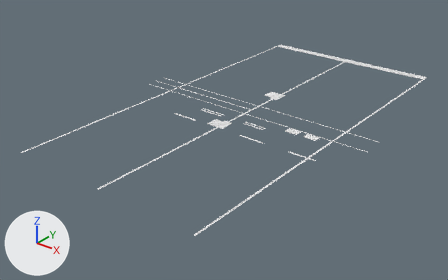
Before and after pictures for a commit that changed the glTF model game/Airside/Assets/Airside/Art/Models/Props/mdl_airfield_markings_kit_v01.gltf.
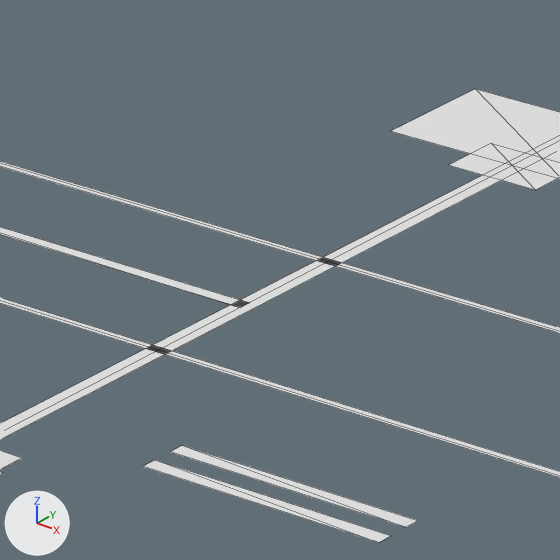
The first picture shows the older version from a camera (50 mm lens) standing at (50.3, -69.5, 36.5) and looking at (-2.0, -4.1, -4.0). The close-ups show the older and then the newer version on the part from 52% to 62% of the width and 30% to 47% of the height of that picture. Only the edits that show in the close-ups are written down. The lights are fixed; the arrows at lower left show +X, +Y and +Z. The close-ups show mesh edges as thin lines.

Objects in the first close-up: 'aiming_point_l', 'hold_short_c', 'hold_short_d', 'runway_centreline', 'taxi_centreline', 'taxi_edge_n', 'taxi_edge_s', 'tdz_mark_l' and 1 more.
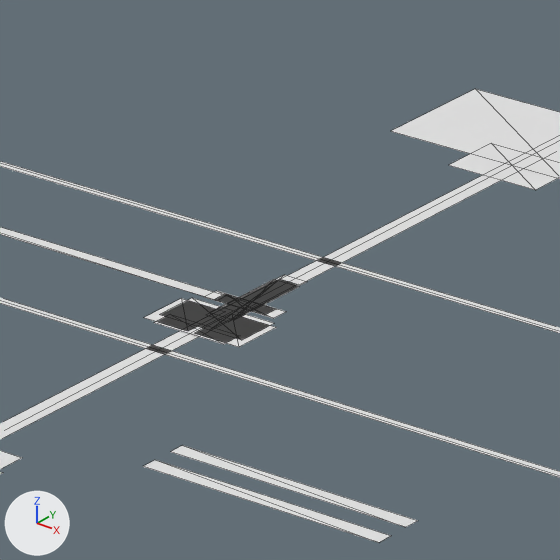
The change, as a list of edits to the scene's bpy script:
```text
Add me_apron_arrow_b:
    me_apron_arrow_b.from_pydata([(-0.65, -0.25, 0.03), (0.65, -0.25, 0.03), (0.65, -0.95, 0.03), (-0.65, -0.95, 0.03)], [], [(0, 1, 2), (0, 2, 3)])
Add me_apron_arrow_a:
    me_apron_arrow_a.from_pydata([(-0.2, 0.9, 0.03), (0.2, 0.9, 0.03), (0.2, -0.5, 0.03), (-0.2, -0.5, 0.03)], [], [(0, 1, 2), (0, 2, 3)])
Add me_taxi_arrow_head_cap:
    me_taxi_arrow_head_cap.from_pydata([(-0.55, -0.85, 0.03), (0.55, -0.85, 0.03), (0.55, -1.2, 0.03), (-0.55, -1.2, 0.03)], [], [(0, 1, 2), (0, 2, 3)])
Add me_taxi_arrow_head_r:
    me_taxi_arrow_head_r.from_pydata([(0.05, -0.35, 0.03), (0.75, -0.35, 0.03), (0.75, -1.15, 0.03), (0.05, -1.15, 0.03)], [], [(0, 1, 2), (0, 2, 3)])
Add me_taxi_arrow_head_l:
    me_taxi_arrow_head_l.from_pydata([(-0.75, -0.35, 0.03), (-0.05, -0.35, 0.03), (-0.05, -1.15, 0.03), (-0.75, -1.15, 0.03)], [], [(0, 1, 2), (0, 2, 3)])
Add me_taxi_arrow_shaft:
    me_taxi_arrow_shaft.from_pydata([(-0.18, 1.1, 0.03), (0.18, 1.1, 0.03), (0.18, -0.6, 0.03), (-0.18, -0.6, 0.03)], [], [(0, 1, 2), (0, 2, 3)])
Add me_digit_serif:
    me_digit_serif.from_pydata([(-0.35, 0.12, 0.03), (0.1, 0.12, 0.03), (0.1, -0.12, 0.03), (-0.35, -0.12, 0.03)], [], [(0, 1, 2), (0, 2, 3)])
Add me_digit_bar_h_short:
    me_digit_bar_h_short.from_pydata([(-0.4, 0.12, 0.03), (0.4, 0.12, 0.03), (0.4, -0.12, 0.03), (-0.4, -0.12, 0.03)], [], [(0, 1, 2), (0, 2, 3)])
Add me_digit_bar_v:
    me_digit_bar_v.from_pydata([(-0.14, 0.95, 0.03), (0.14, 0.95, 0.03), (0.14, -0.95, 0.03), (-0.14, -0.95, 0.03)], [], [(0, 1, 2), (0, 2, 3)])
Add me_digit_bar_h:
    me_digit_bar_h.from_pydata([(-0.55, 0.14, 0.03), (0.55, 0.14, 0.03), (0.55, -0.14, 0.03), (-0.55, -0.14, 0.03)], [], [(0, 1, 2), (0, 2, 3)])
Add ob_apron_arrow_b:
    ob_apron_arrow_b = bpy.data.objects.new('apron_arrow_b', me_apron_arrow_b)
    ob_apron_arrow_b.location = (0.0, 0.0, 0.0)
Add ob_apron_arrow_a:
    ob_apron_arrow_a = bpy.data.objects.new('apron_arrow_a', me_apron_arrow_a)
    ob_apron_arrow_a.location = (0.0, 0.0, 0.0)
Add ob_taxi_arrow_head_cap:
    ob_taxi_arrow_head_cap = bpy.data.objects.new('taxi_arrow_head_cap', me_taxi_arrow_head_cap)
    ob_taxi_arrow_head_cap.location = (0.0, 0.0, 0.0)
Add ob_taxi_arrow_head_r:
    ob_taxi_arrow_head_r = bpy.data.objects.new('taxi_arrow_head_r', me_taxi_arrow_head_r)
    ob_taxi_arrow_head_r.location = (0.0, 0.0, 0.0)
Add ob_taxi_arrow_head_l:
    ob_taxi_arrow_head_l = bpy.data.objects.new('taxi_arrow_head_l', me_taxi_arrow_head_l)
    ob_taxi_arrow_head_l.location = (0.0, 0.0, 0.0)
Add ob_taxi_arrow_shaft:
    ob_taxi_arrow_shaft = bpy.data.objects.new('taxi_arrow_shaft', me_taxi_arrow_shaft)
    ob_taxi_arrow_shaft.location = (0.0, 0.0, 0.0)
Add ob_digit_serif:
    ob_digit_serif = bpy.data.objects.new('digit_serif', me_digit_serif)
    ob_digit_serif.location = (0.0, 0.0, 0.0)
Add ob_digit_bar_h_short:
    ob_digit_bar_h_short = bpy.data.objects.new('digit_bar_h_short', me_digit_bar_h_short)
    ob_digit_bar_h_short.location = (0.0, 0.0, 0.0)
Add ob_digit_bar_v:
    ob_digit_bar_v = bpy.data.objects.new('digit_bar_v', me_digit_bar_v)
    ob_digit_bar_v.location = (0.0, 0.0, 0.0)
Add ob_digit_bar_h:
    ob_digit_bar_h = bpy.data.objects.new('digit_bar_h', me_digit_bar_h)
    ob_digit_bar_h.location = (0.0, 0.0, 0.0)
```

Changed parts and their boxes [x1, y1, x2, y2] in the close-ups (560 x 560 px):
'apron_arrow_b', added
    after: [160, 298, 274, 340]
'apron_arrow_a', added
    after: [210, 279, 299, 320]
'taxi_arrow_head_r', added
    after: [196, 317, 277, 347]
'taxi_arrow_head_l', added
    after: [144, 298, 214, 331]
'taxi_arrow_shaft', added
    after: [207, 275, 307, 322]
'taxi_arrow_head_cap', added
    after: [154, 315, 237, 344]
'digit_bar_h', added
    after: [205, 291, 286, 318]
'digit_bar_h_short', added
    after: [215, 294, 276, 315]
'digit_bar_v', added
    after: [194, 279, 298, 329]
'digit_serif', added
    after: [219, 295, 251, 307]
